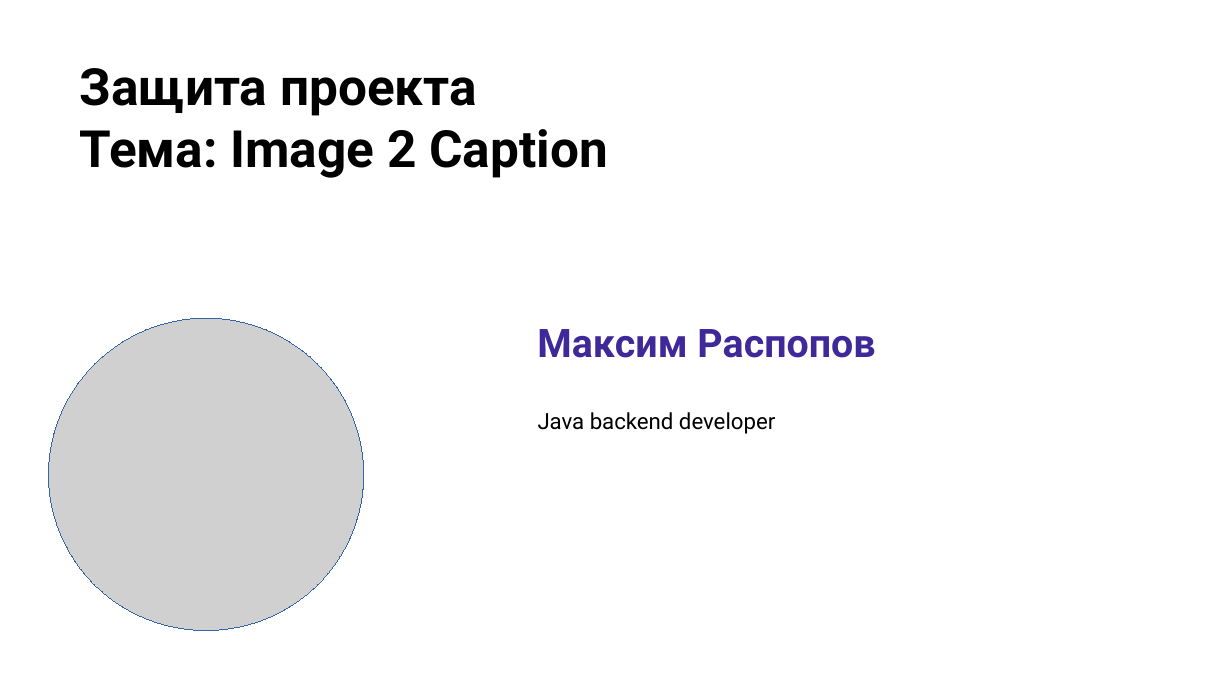
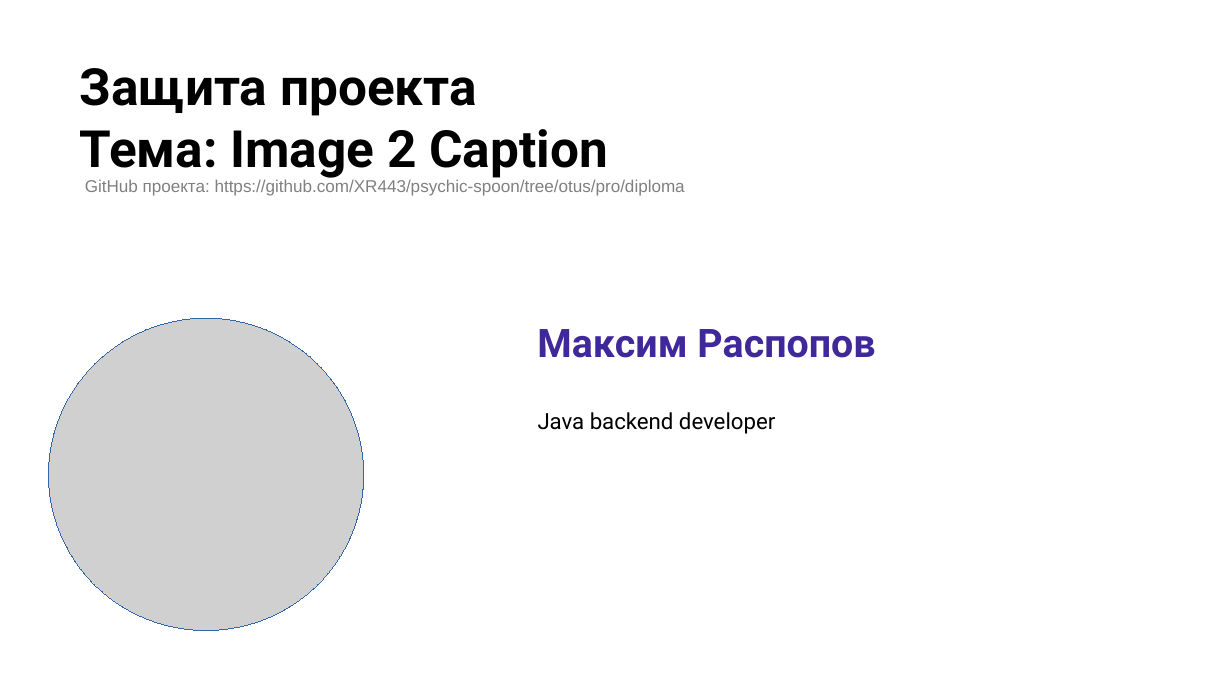
Before and after one commit to XR443/psychic-spoon, a slide deck: slide 3 of Презентация.odp. Drawn at 1232x693 pixels with LibreOffice and Linux fonts; fonts in the diff are those of the drawing; grey boxes stand for pictures; background and template pictures are left out. Boxes give left, top, right and bottom in pixels: in the first picture for what was removed or moved away, otherwise in the second. Text is boxed around its words. In the diff, an @@ line names an element or a change of style, - is before the commit and + after.

```diff
--- a/Презентация.odp
+++ b/Презентация.odp
@@ text added at box(85, 179, 685, 196), 10 pt, text #808080 @@
+GitHub проекта: https://github.com/XR443/psychic-spoon/tree/otus/pro/diploma
```
Also in this commit, not shown: 5 other slides changed, 4 slides added, 37 slides removed, 6 other files.
